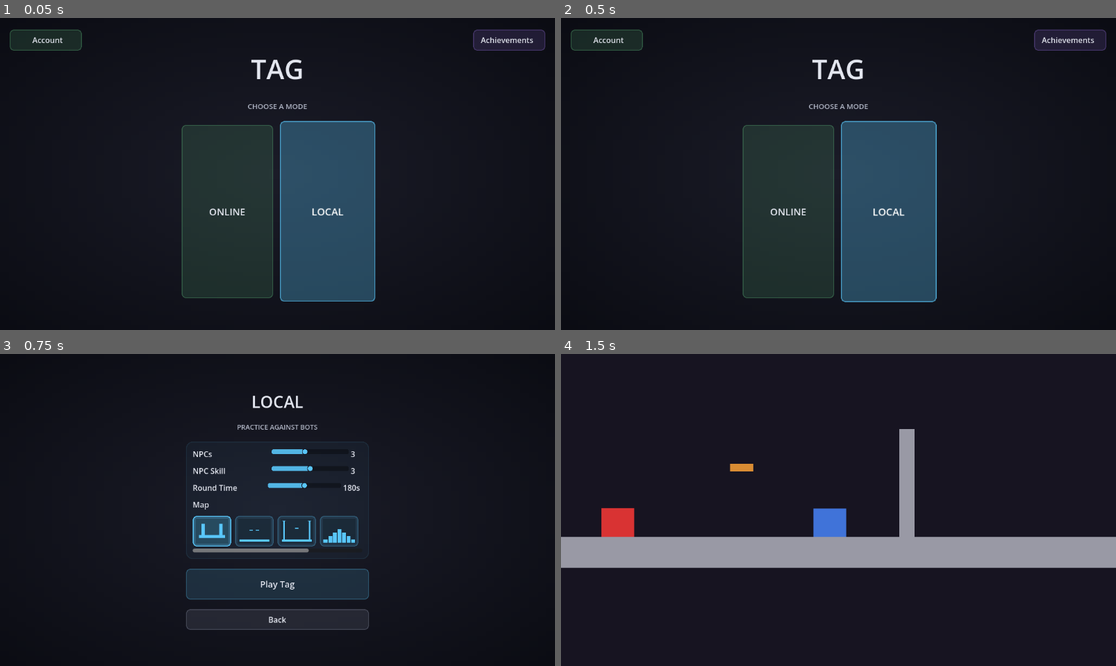
Above: before the commit, frames 1-4 (two rows, left to right).
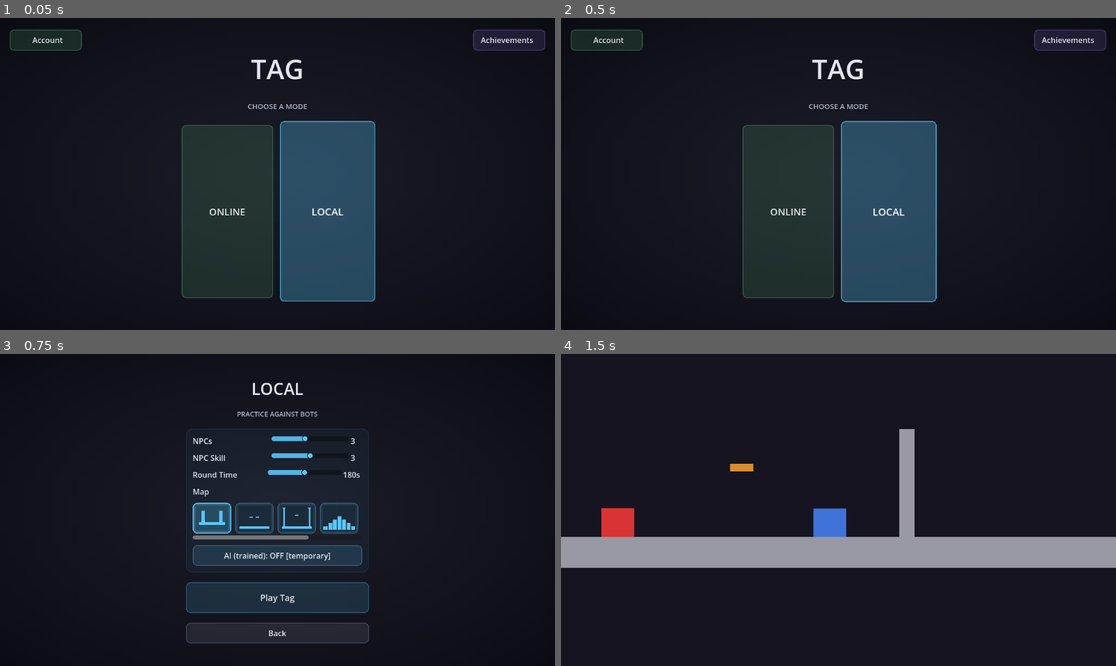
Above: after the commit, the same moments.

Repository: SumDumIdiut/tag
Game: Godot game, scene res://main/bootstrap.tscn
Two runs of this game, one before a commit and one after it. Both use one fixed random seed, a clock stepped at 60 frames per second and the inputs below.
Inputs:
- Up to frame 1 (0.05 s): no input
- Up to frame 2 (0.5 s): no input
- Up to frame 3 (0.75 s): click "LOCAL" at 0.5 s
- Up to frame 4 (1.5 s): click "Play Tag" at 1.25 s

Frames 1-2 are identical in both runs. In frame 3, 8.6% of the frame differs, in the area x 33-67%, y 9-93%; in frame 4, nothing differs.

Commit message:
Add a temporary toggle to actually reach the trained NPC in local play
GameSettings.use_trained_ai + a plain toggle button on the Local
settings screen, explicitly labeled "[temporary]" -- when on, the
first spawned NPC uses the RL-trained policy (game/npc/trained_policy.gd)
instead of the scripted heuristic, the rest stay scripted so there's
always a normal bot to compare it against in the same match. Not a real
"AI difficulty" option wired into any matchmaking path -- just the
quickest way to actually play against it and see how it holds up,
meant to come out once there's a real place for this or it's no longer
useful for one-off testing.

Diff:
--- a/game/main/game.gd
+++ b/game/main/game.gd
@@ -43,6 +43,11 @@
 		npc.skill_level = GameSettings.npc_skill
 		npc.tag_mode = tag_mode
 		npc.waypoint_graph = waypoint_graph
+		# TEMPORARY -- see GameSettings.use_trained_ai's own comment. Only
+		# the first NPC, not all of them, so there's always a normal
+		# scripted bot to compare it against in the same match.
+		if i == 0 and GameSettings.use_trained_ai:
+			npc.use_trained_policy = true
 		add_child(npc)
 		npc.global_position = spawn_points[(i + 1) % spawn_points.size()].global_position
 		participants.append(npc)
--- a/game/main/game_settings.gd
+++ b/game/main/game_settings.gd
@@ -8,6 +8,13 @@
 var npc_count: int = 3
 var npc_skill: int = 3
 var round_duration: float = 180.0
+# TEMPORARY -- exposes npc.gd's use_trained_policy toggle for local bot play
+# so the RL-trained NPC (see ai_training/, game/npc/trained_policy.gd) can
+# actually be tried in-game. Not a real "AI difficulty" option (no
+# matchmaking/ranked path reads this), just a quick way to reach it -- meant
+# to come out once there's a real place for it, or the trained policy
+# doesn't need one-off testing anymore.
+var use_trained_ai: bool = false
 # Set by local_menu.gd's inline map row, read right before change_scene_to_file
 # to game.tscn -- see LocalMapCatalog for what this id resolves to.
 var selected_local_map: String = LocalMapCatalog.CLASSIC_ID
--- a/game/main/local_menu.gd
+++ b/game/main/local_menu.gd
@@ -16,6 +16,8 @@
 @onready var start_button: Button = $VBox/StartButton
 @onready var back_button: Button = $VBox/BackButton
 
+var _trained_ai_button: Button
+
 func _ready() -> void:
 	UIStyle.add_background(self, "local_menu")
 	$VBox/SettingsPanel.add_theme_stylebox_override("panel", UIStyle.panel_box(UIStyle.COLOR_LOCAL))
@@ -30,6 +32,7 @@
 	UIStyle.style_slider(skill_slider, UIStyle.COLOR_LOCAL)
 	UIStyle.style_slider(round_duration_slider, UIStyle.COLOR_LOCAL)
 	_build_map_row()
+	_build_trained_ai_toggle()
 
 	npc_count_slider.value = GameSettings.npc_count
 	skill_slider.value = GameSettings.npc_skill
@@ -102,10 +105,28 @@
 	btn.add_child(preview)
 	return btn
 
+## TEMPORARY -- see GameSettings.use_trained_ai's own comment. A plain
+## toggle button, not a slider row like the others above -- this isn't a
+## real settings option meant to stick around, just a quick way to actually
+## reach the RL-trained NPC (game/npc/trained_policy.gd) in-game.
+func _build_trained_ai_toggle() -> void:
+	_trained_ai_button = Button.new()
+	_trained_ai_button.toggle_mode = true
+	_trained_ai_button.button_pressed = GameSettings.use_trained_ai
+	_trained_ai_button.custom_minimum_size = Vector2(0, 36)
+	UIStyle.style_button(_trained_ai_button, UIStyle.COLOR_LOCAL, 10, false)
+	_update_trained_ai_label()
+	_trained_ai_button.toggled.connect(func(_pressed: bool): _update_trained_ai_label())
+	settings_box.add_child(_trained_ai_button)
+
+func _update_trained_ai_label() -> void:
+	_trained_ai_button.text = "AI (trained): %s [temporary]" % ("ON -- one bot uses it" if _trained_ai_button.button_pressed else "OFF")
+
 func _on_start_pressed() -> void:
 	GameSettings.npc_count = int(npc_count_slider.value)
 	GameSettings.npc_skill = int(skill_slider.value)
 	GameSettings.round_duration = round_duration_slider.value
+	GameSettings.use_trained_ai = _trained_ai_button.button_pressed
 	get_tree().change_scene_to_file("res://main/game.tscn")
 
 func _on_back_pressed() -> void:
Not shown, added: game/npc/trained_policy.gd.uid
